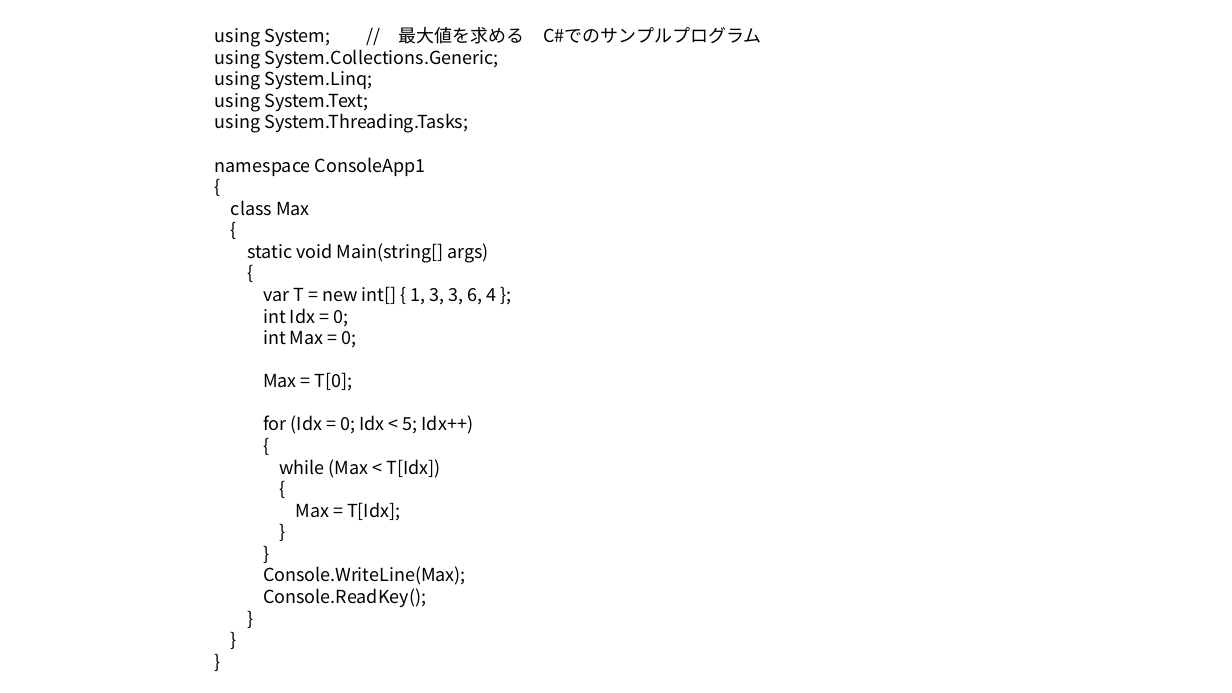
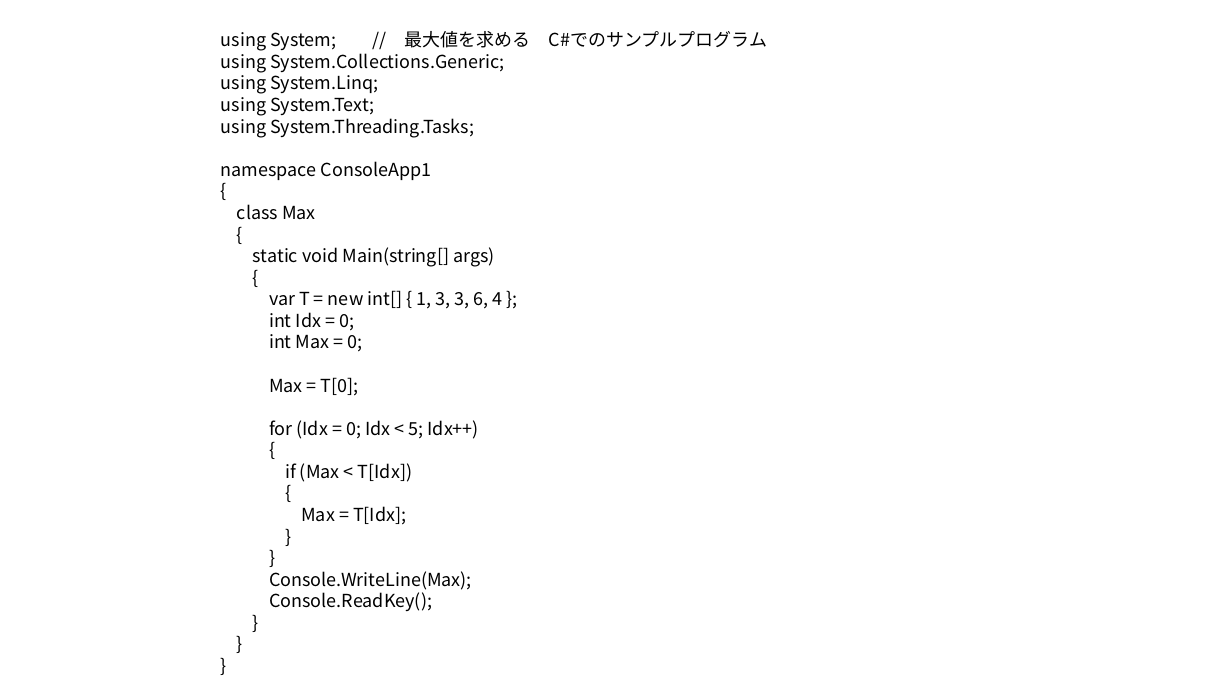
Before and after one commit to masakage/algorithm, a slide deck: slide 8 of docs/第8回最大値最小値を求めるアルゴリズム.pptx. Drawn at 1232x693 pixels with LibreOffice and Linux fonts; fonts in the diff are those of the drawing. Boxes give left, top, right and bottom in pixels: in the first picture for what was removed or moved away, otherwise in the second. Text is boxed around its words. In the diff, an @@ line names an element or a change of style, - is before the commit and + after.

Commit message:
while -> if文に修正

```diff
--- a/docs/第8回最大値最小値を求めるアルゴリズム.pptx
+++ b/docs/第8回最大値最小値を求めるアルゴリズム.pptx
@@ text at bbox=[285, 463, 412, 482]: text changed @@
-while (Max < T[Idx])
+if (Max < T[Idx])
```
Also in this commit, not shown: 3 other slides changed, 1 slide added.
